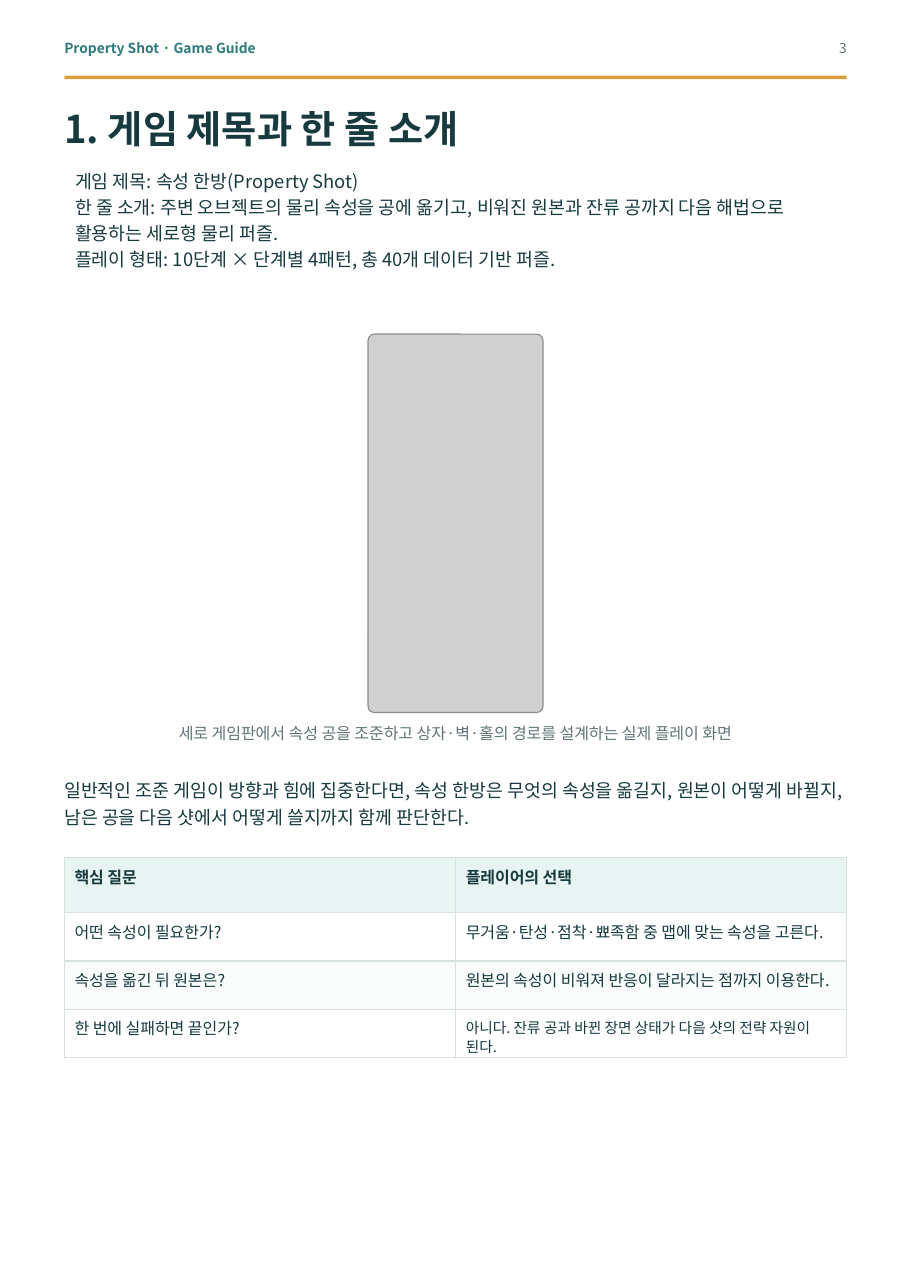
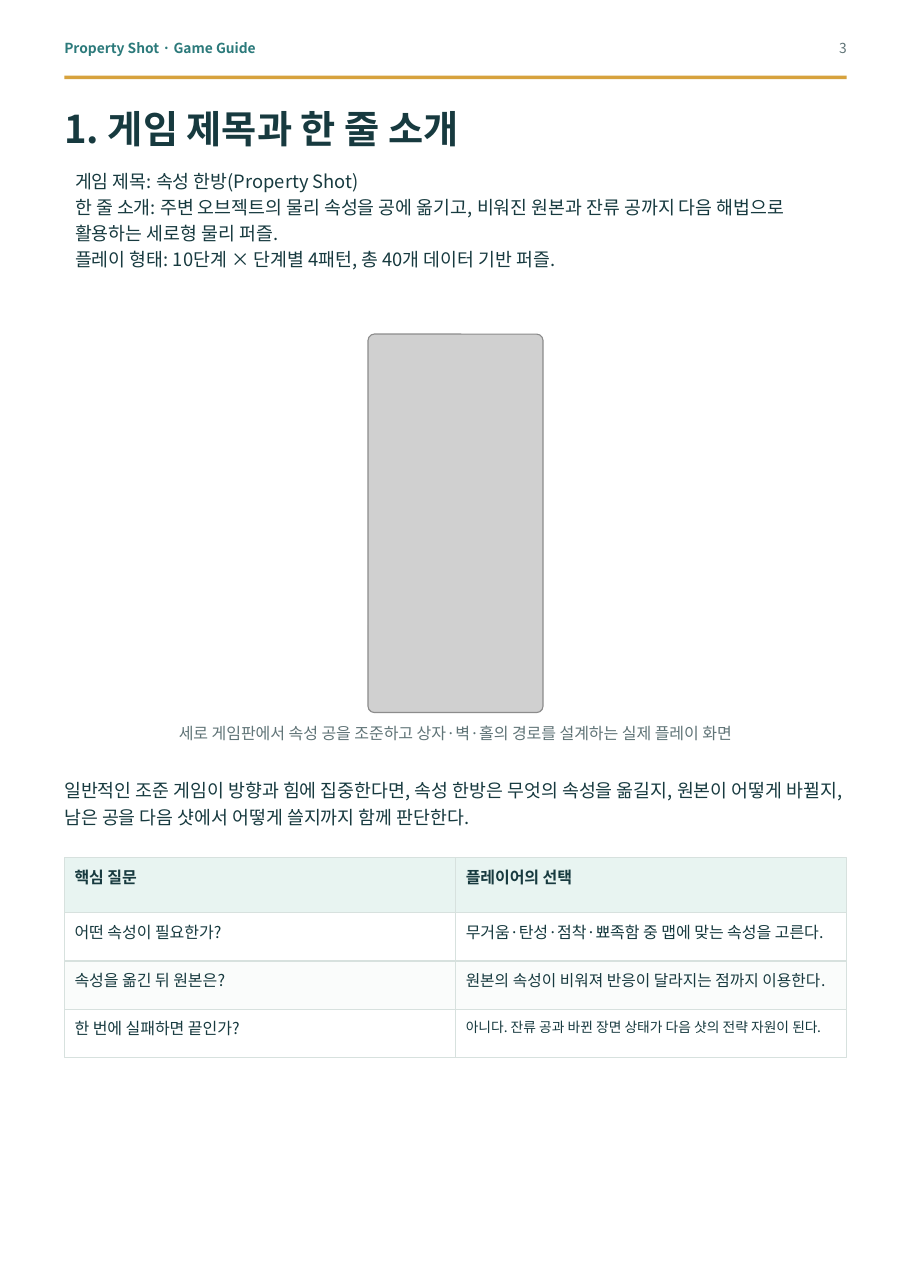
Before and after one commit to good5229/Property_shot, a slide deck: slide 3 of report/dist/property_shot_game_guide.pptx. Drawn at 911x1288 pixels with LibreOffice and Linux fonts; fonts in the diff are those of the drawing; grey boxes stand for pictures. Boxes give left, top, right and bottom in pixels: in the first picture for what was removed or moved away, otherwise in the second. Text is boxed around its words. In the diff, an @@ line names an element or a change of style, - is before the commit and + after.

```diff
--- a/report/dist/property_shot_game_guide.pptx
+++ b/report/dist/property_shot_game_guide.pptx
@@ text "원본의 속성이 비워져 반응이 달라지는 ..." at [466, 973, 825, 988]: size 10.5 to 10.3 pt @@
@@ text "아니다. 잔류 공과 바뀐 장면 ..." at [466, 1020, 821, 1033]: size 9.7 to 9 pt @@
```
Also in this commit, not shown: 5 other slides changed, 11 other files.
